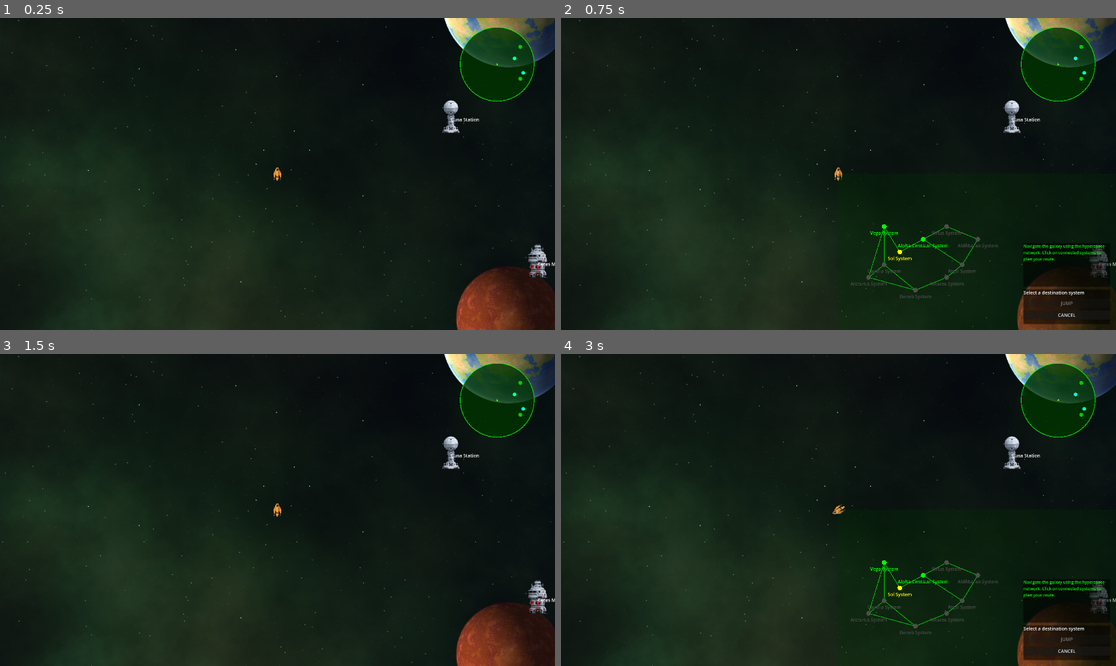
Above: before the commit, frames 1-4 (two rows, left to right).
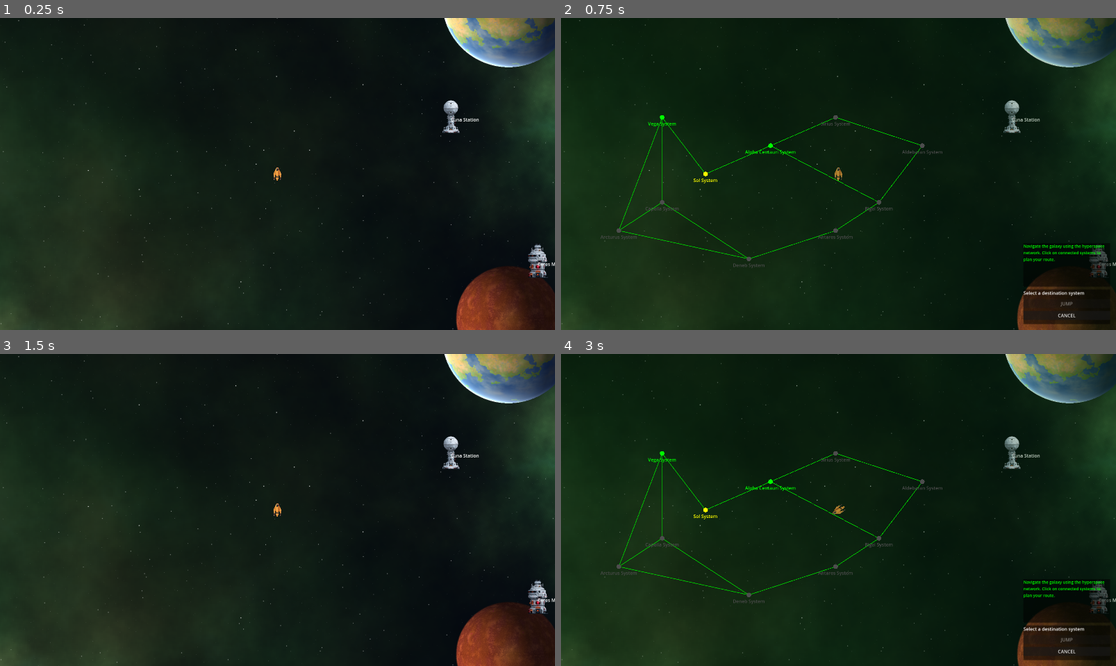
Above: after the commit, the same moments.

Repository: krets/GN_Prototype
Game: Godot game, scene res://scenes/Main.tscn
The game is run twice, just before and just after one commit, with the same random seed, the same clock (stepped at 60 frames per second) and the same inputs.
Inputs (mouse positions are in pixels of both pictures, inside the frame that each line leads up to):
- Up to frame 1 (0.25 s): no input
- Up to frame 2 (0.75 s): tap Enter at 0.5 s; move the mouse to (960, 158) at 0.52 s; hold Right (turn_right) from 0.53 s (still down); hold H (hyperspace) from 0.53 s (still down); click (960, 158) at 0.67 s
- Up to frame 3 (1.5 s): release Right (turn_right) at 1.25 s; release H (hyperspace) at 1.25 s; click "CANCEL" at 1.25 s
- Up to frame 4 (3 s): tap Space (interact) at 2, 2.1 s; move the mouse to (727, 525) at 2.02 s; hold Left (turn_left) 2.03-2.78 s; tap Enter at 2.75 s; move the mouse to (894, 441) at 2.77 s; hold Right (turn_right) from 2.78 s (still down); hold H (hyperspace) from 2.78 s (still down)

The runs differ from the first frame. In frame 1, 5.1% of the frame differs, in the area x 0-100%, y 0-100%; in frame 2, 7.2%; in frame 3, 5.1%; in frame 4, 7.2%.

Commit message:
Camera and UI housekeeping
fixed some bad setups, much cleaner now.

Diff:
--- a/project.godot
+++ b/project.godot
@@ -24,7 +24,6 @@
 window/size/viewport_width=1920
 window/size/viewport_height=1080
 window/size/resizable=false
-window/stretch/scale=2.0
 
 [input]
 
--- a/scenes/Main.tscn
+++ b/scenes/Main.tscn
@@ -51,7 +51,6 @@
 anchor_bottom = 1.0
 grow_horizontal = 2
 grow_vertical = 2
-scale = Vector2(0.5, 0.5)
 pivot_offset = Vector2(960, 540)
 script = ExtResource("3_0bbpv")
 
--- a/scenes/Minimap.tscn
+++ b/scenes/Minimap.tscn
@@ -5,9 +5,10 @@
 [node name="Minimap" type="Control"]
 custom_minimum_size = Vector2(180, 180)
 layout_mode = 3
-anchors_preset = 0
-offset_right = 180.0
+anchors_preset = 1
+anchor_left = 1.0
+anchor_right = 1.0
+offset_left = -180.0
 offset_bottom = 180.0
-grow_horizontal = 2
-grow_vertical = 2
+grow_horizontal = 0
 script = ExtResource("1_io2p7")
--- a/scenes/PlayerShip.tscn
+++ b/scenes/PlayerShip.tscn
@@ -42,5 +42,4 @@
 shape = SubResource("CircleShape2D_a884r")
 
 [node name="Camera2D" type="Camera2D" parent="."]
-zoom = Vector2(0.5, 0.5)
 position_smoothing_enabled = true
--- a/scripts/UIController.gd
+++ b/scripts/UIController.gd
@@ -34,8 +34,8 @@
 
 	# Set anchor to top-right so it stays in corner on screen resize
 	minimap.set_anchors_and_offsets_preset(Control.PRESET_TOP_RIGHT)
-	minimap.position.x -= minimap.custom_minimum_size.x + margin
-	minimap.position.y += margin - 400
+	minimap.position.x -= minimap.custom_minimum_size.x + margin -1000
+	minimap.position.y += margin -400
 
 	add_child(minimap)
 	print("Minimap created and positioned")
